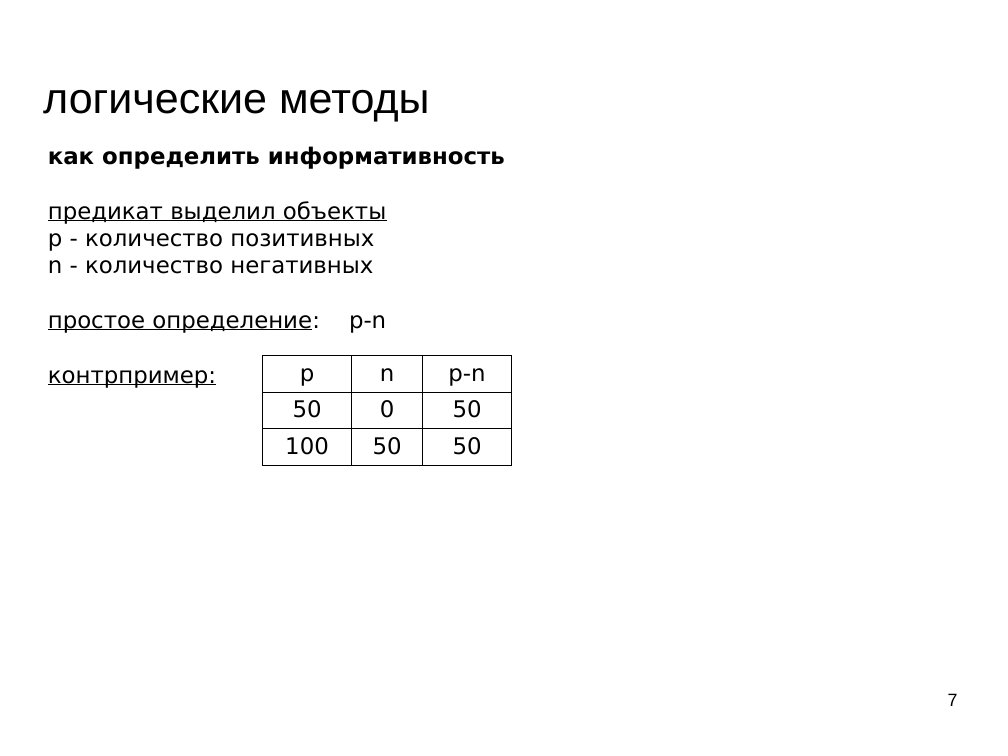
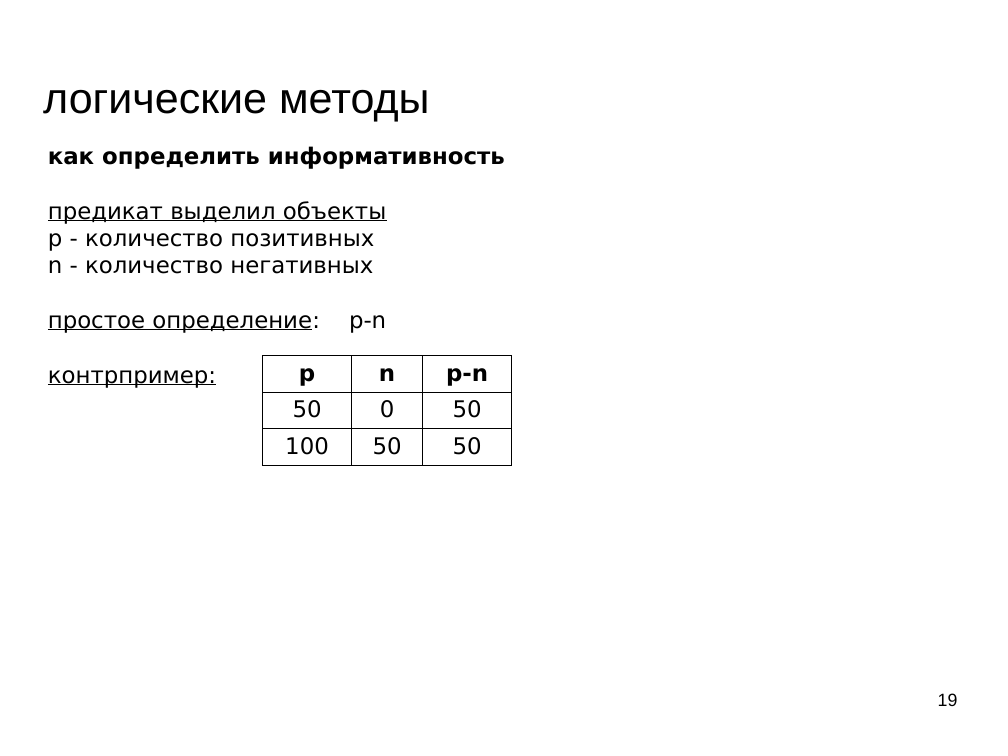
Before and after one commit to mechanoid5/ml_lectorium_legacy, a slide deck: slide 19 of 08-logical.odp (slide 7 before the commit). Drawn at 1008x756 pixels with LibreOffice and Linux fonts; fonts in the diff are those of the drawing; background and template pictures are left out. Boxes give left, top, right and bottom in pixels: in the first picture for what was removed or moved away, otherwise in the second. Text is boxed around its words. In the diff, an @@ line names an element or a change of style, - is before the commit and + after.

```diff
--- a/08-logical.odp
+++ b/08-logical.odp
@@ table at bbox=[263, 356, 511, 464] @@
@@ bold on in "p", "n", "p-n" @@
@@ page number at bbox=[938, 693, 958, 706]: text changed @@
-7
+19
```
Also in this commit, not shown: 9 other slides changed, 21 slides added, 6 other files.
